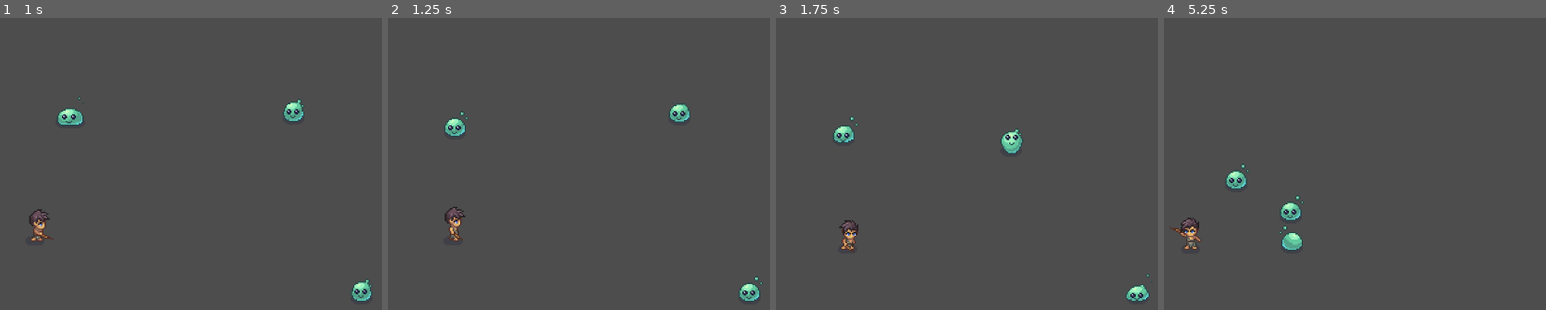
Above: before the commit, frames 1-4 (left to right).
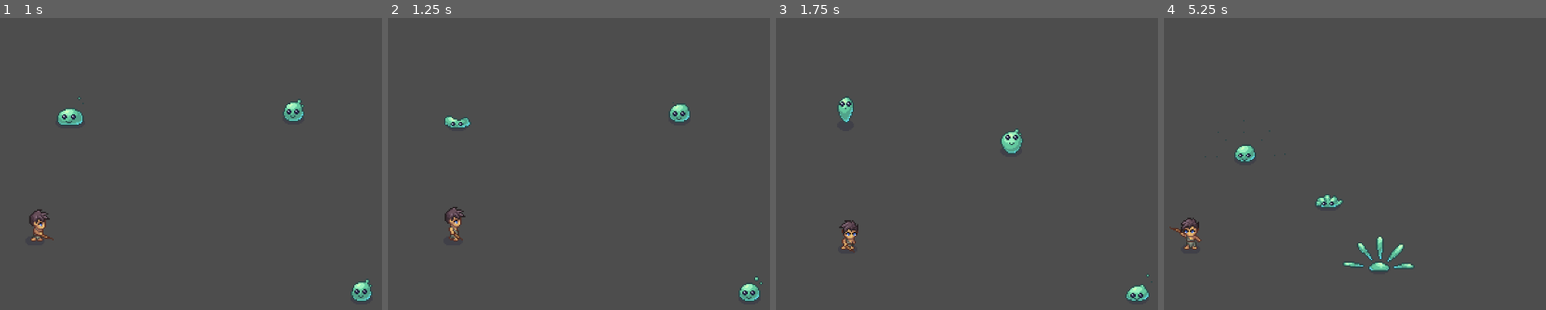
Above: after the commit, the same moments.

Repository: ethanloinguyen/Blade-of-Oneiros
Game: Godot game, scene res://scenes/ai_test.tscn
Two runs of this game, one before a commit and one after it. Both use one fixed random seed, a clock stepped at 60 frames per second and the inputs below. This scene is started directly instead of the project's main scene.
Inputs (mouse positions are in pixels of both pictures, inside the frame that each line leads up to):
- Up to frame 1 (1 s): move the mouse to (191, 204) at 0.52 s; hold D (ui_right) from 0.53 s (still down); click (191, 204) at 0.6 s
- Up to frame 2 (1.25 s): keep holding D (ui_right)
- Up to frame 3 (1.75 s): move the mouse to (outside the picture) at 1.27 s; release D (ui_right) at 1.28 s; hold S (ui_down) from 1.28 s (still down); click (outside the picture) at 1.35 s
- Up to frame 4 (5.25 s): move the mouse to (1263, 134) at 2.02 s; release S (ui_down) at 2.03 s; hold D (ui_right) 2.03-2.78 s; click (1263, 134) at 2.1 s; move the mouse to (outside the picture) at 2.77 s; hold W (ui_up) 2.78-3.53 s; click (outside the picture) at 2.85 s; move the mouse to (1412, 289) at 3.52 s; hold A (ui_left) 3.53-5.03 s; click (1412, 289) at 3.6 s; move the mouse to (outside the picture) at 4.27 s; click (outside the picture) at 4.35 s; move the mouse to (1228, 225) at 5.02 s; hold S (ui_down) from 5.03 s (still down); click (1228, 225) at 5.1 s

Frame 1 is identical in both runs. In frame 2, 0.4% of the frame differs, in the area x 14-22%, y 32-41%; in frame 3, 0.6%; in frame 4, 2.1%, in the area x 10-66%, y 34-87%.

Commit message:
make attack animation play

Diff:
--- a/Blade-of-Oneiros/scenes/test_enemy.tscn
+++ b/Blade-of-Oneiros/scenes/test_enemy.tscn
@@ -430,7 +430,7 @@
 "duration": 1.0,
 "texture": SubResource("AtlasTexture_h8tow")
 }],
-"loop": true,
+"loop": false,
 "name": &"attack_down",
 "speed": 5.0
 }, {
@@ -465,7 +465,7 @@
 "duration": 1.0,
 "texture": SubResource("AtlasTexture_p0x88")
 }],
-"loop": true,
+"loop": false,
 "name": &"attack_left",
 "speed": 5.0
 }, {
@@ -500,7 +500,7 @@
 "duration": 1.0,
 "texture": SubResource("AtlasTexture_htqvp")
 }],
-"loop": true,
+"loop": false,
 "name": &"attack_right",
 "speed": 5.0
 }, {
@@ -535,7 +535,7 @@
 "duration": 1.0,
 "texture": SubResource("AtlasTexture_8uo60")
 }],
-"loop": true,
+"loop": false,
 "name": &"attack_up",
 "speed": 5.0
 }, {
@@ -782,4 +782,4 @@
 
 [node name="AnimatedSprite2D" type="AnimatedSprite2D" parent="."]
 sprite_frames = SubResource("SpriteFrames_fpxyv")
-animation = &"attack_up"
+animation = &"idle_down"
--- a/Blade-of-Oneiros/scripts/enemy_ai/enemy.gd
+++ b/Blade-of-Oneiros/scripts/enemy_ai/enemy.gd
@@ -27,6 +27,9 @@
 		"Wait",
 		Callable(),
 		func(_delta:float):
+		_play_animation("idle")
+
+		# transition
 		if _player.global_position.distance_to(global_position) < activate_distance:
 			fsm.change_state(chase_state)
 		,
@@ -39,22 +42,33 @@
 		var dist_to_player:float = _player.global_position.distance_to(global_position)
 		if dist_to_player > chase_leash_distance:
 			velocity = (_player.global_position - global_position).normalized() * speed
-		elif dist_to_player < attack_distance:
-			fsm.change_state(attack_state)
 		else:
 			velocity = Vector2(0, 0)
+
+		# play animation
+		if velocity.is_zero_approx():
+			_play_animation("idle")
+		else:
+			_play_animation("walk")
+
+		# transition
+		if dist_to_player < attack_distance:
+			fsm.change_state(attack_state)
 		,
 		Callable(),
 	)
 	attack_state = State.new(
 		"Attack",
 		func():
-		velocity = Vector2(0, 0)
 		attack_hitbox.activate(_player.global_position - global_position)
+		_play_animation("attack")
+
+		# wait for attack animation to finish
+		await sprite.animation_finished
+		fsm.change_state(chase_state)
 		,
 		func(_delta:float):
-		# TODO: wait for attack animation to finish
-		fsm.change_state(chase_state)
+		velocity = Vector2(0, 0)
 		,
 		Callable()
 	)
@@ -63,11 +77,11 @@
 
 func _physics_process(delta:float) -> void:
 	fsm.update(delta)
-	_update_sprite()
+	_update_dir()
 	move_and_slide()
 
 
-func _update_sprite() -> void:
+func _update_dir() -> void:
 	if velocity.x > velocity.y:
 		if velocity.x > 0:
 			_dir = "right"
@@ -79,7 +93,6 @@
 		elif velocity.y < 0:
 			_dir = "up"
 
-	if velocity.is_zero_approx():
-		sprite.play("idle_%s" % [_dir])
-	else:
-		sprite.play("walk_%s" % [_dir])
+
+func _play_animation(animation:String) -> void:
+	sprite.play("%s_%s" % [animation, _dir])
Not shown: 1 places in Blade-of-Oneiros/scenes/ai_test.tscn that only renumber resources
